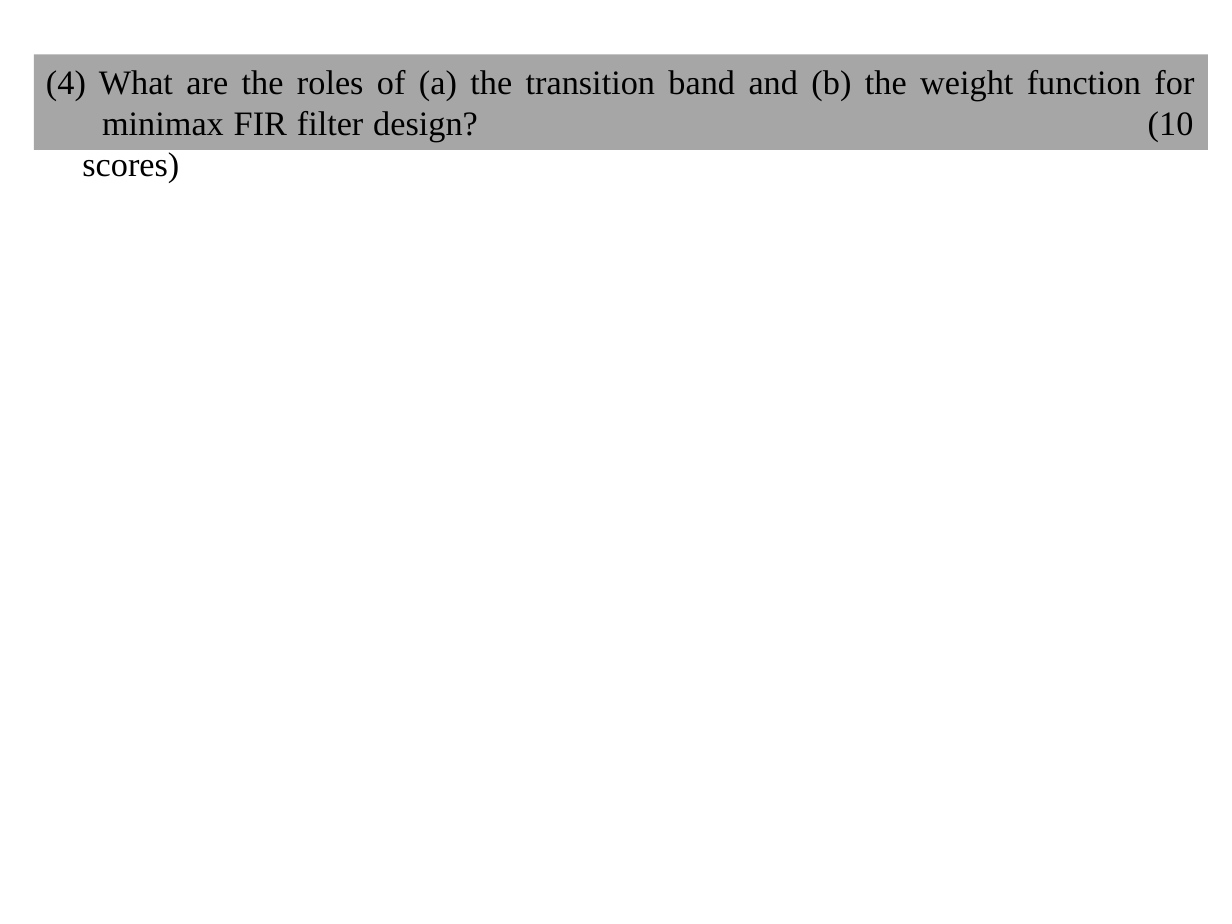
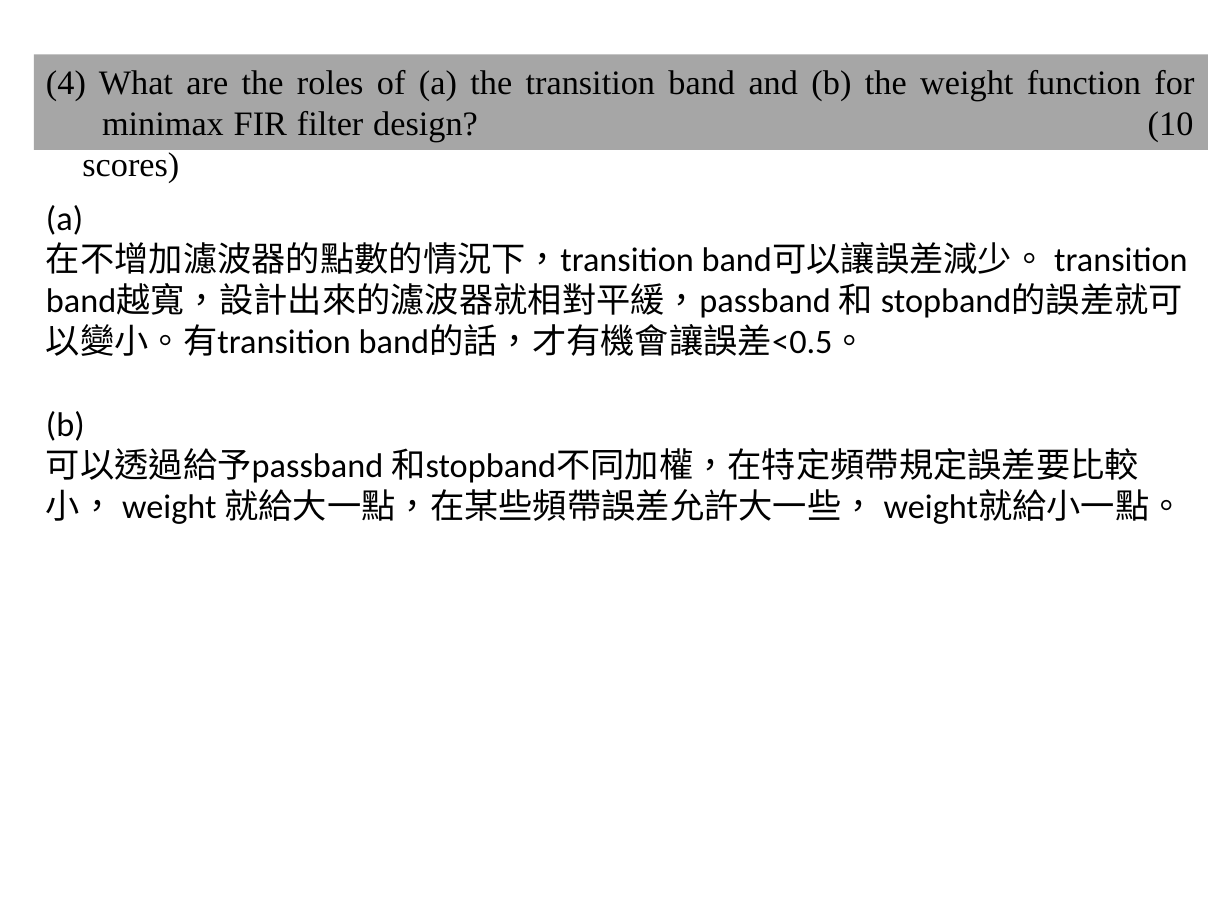
Before and after one commit to shihyuhuang/NTU-ADSP, a slide deck: slide 5 of HW1/r10943181_HW1.pptx. Drawn at 1232x924 pixels with LibreOffice and Linux fonts; fonts in the diff are those of the drawing. Boxes give left, top, right and bottom in pixels: in the first picture for what was removed or moved away, otherwise in the second. Text is boxed around its words. In the diff, an @@ line names an element or a change of style, - is before the commit and + after.

```diff
--- a/HW1/r10943181_HW1.pptx
+++ b/HW1/r10943181_HW1.pptx
@@ text added at (46,205,1187,524), 20 pt, text #000000 @@
+(a)
+在不增加濾波器的點數的情況下，transition band可以讓誤差減少。 transition band越寬，設計出來的濾波器就相對平緩，passband 和 stopband的誤差就可以變小。有transition band的話，才有機會讓誤差<0.5。
+(b)
+可以透過給予passband 和stopband不同加權，在特定頻帶規定誤差要比較小， weight 就給大一點，在某些頻帶誤差允許大一些， weight就給小一點。
```
Also in this commit, not shown: 2 other slides changed, 1 slide added, 1 slide removed, 4 other files.
